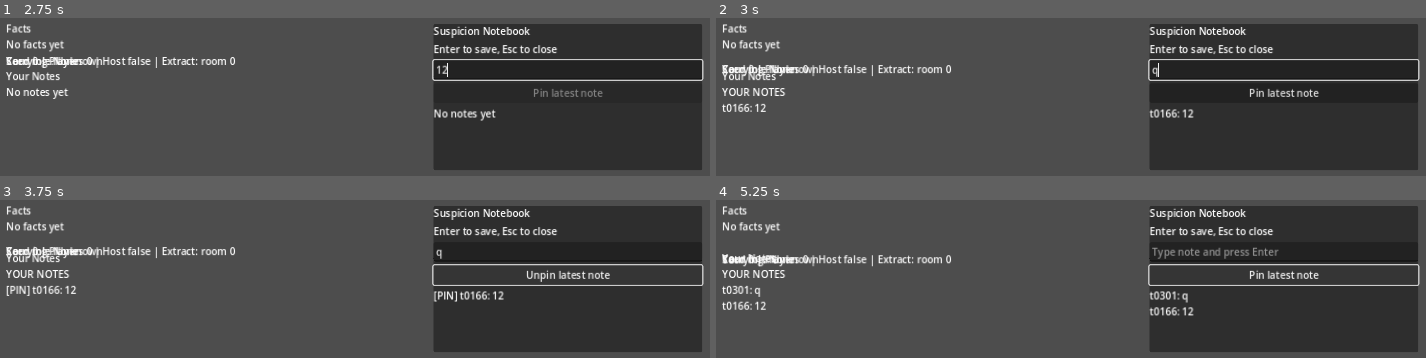
Above: before the commit, frames 1-4 (two rows, left to right).
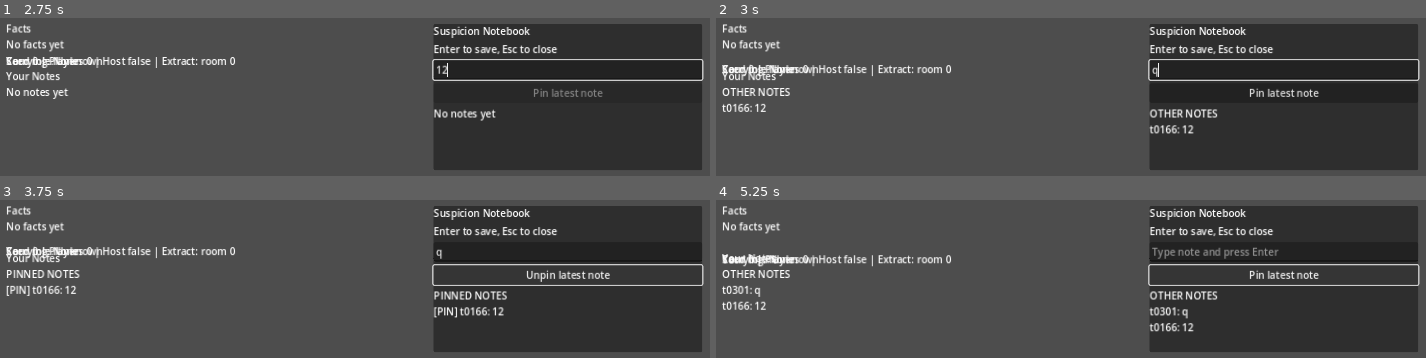
Above: after the commit, the same moments.

Repository: Jordans14/DeductionDelve
Game: Godot game, scene res://scenes/Game.tscn
Two runs of this game, one before a commit and one after it. Both use one fixed random seed, a clock stepped at 60 frames per second and the inputs below. This scene is started directly instead of the project's main scene.
Inputs (mouse positions are in pixels of both pictures, inside the frame that each line leads up to):
- Up to frame 1 (2.75 s): tap Enter (ui_accept) at 0.5, 0.77, 1.25, 1.52 s; hold Right (ui_right) 0.53-2 s; tap Tab at 0.6 s; tap N at 1.35 s; click (568, 70) at 2.02 s; type "12" at 2.1 s
- Up to frame 2 (3 s): tap Enter (ui_accept) at 2.75 s; hold Left (ui_left) from 2.78 s (still down); tap Q at 2.85 s
- Up to frame 3 (3.75 s): release Left (ui_left) at 3.5 s; click "Pin latest note" at 3.5 s
- Up to frame 4 (5.25 s): click "Unpin latest note" at 4.25 s; tap Enter (ui_accept) at 5 s; hold Right (ui_right) from 5.03 s (still down); tap Y at 5.1 s

Frame 1 is identical in both runs. In frame 2, 0.9% of the frame differs, in the area x 0-71%, y 44-74%; in frame 3, 1.1%, in the area x 0-72%, y 44-75%; in frame 4, 1.1%.

Commit message:
notebook: pure helpers for filter copy pinned sections

Diff:
--- a/godot/src/run/game_controller.gd
+++ b/godot/src/run/game_controller.gd
@@ -7,6 +7,12 @@
 const NOTEBOOK_RECENT_LIMIT := 8
 const NOTEBOOK_MAX_LEN := 120
 const NOTEBOOK_INSPECTION_AUTONOTE_TICKS := 30
+const NOTEBOOK_FILTER_ALL := "ALL"
+const NOTEBOOK_FILTER_PINNED := "PINNED"
+const NOTEBOOK_FILTER_EVIDENCE := "EVIDENCE"
+const NOTEBOOK_FILTER_SUSPECT := "SUSPECT"
+const NOTEBOOK_FILTER_ALIBI := "ALIBI"
+const NOTEBOOK_FILTER_OTHER := "OTHER"
 const ROLE_SERVICE_SCRIPT = preload("res://src/roles/role_service.gd")
 const EVIDENCE_SERVICE_SCRIPT = preload("res://src/run/evidence_service.gd")
 const ITEM_PICKUP_SCENE = preload("res://scenes/Item.tscn")
@@ -394,17 +400,7 @@
 	if notebook_notes_label == null:
 		return
 	var local_id := _local_peer_id()
-	var notes := _collect_notebook_notes(EventLog, local_id, NOTEBOOK_RECENT_LIMIT)
-	var lines: Array[String] = []
-	for note_raw in notes:
-		var note: Dictionary = note_raw
-		var tick := int(note.get("tick", -1))
-		var text := str(note.get("text", ""))
-		var tag := str(note.get("tag", ""))
-		var prefix := "[PIN] " if bool(note.get("pinned", false)) else ""
-		if not tag.is_empty():
-			text = "%s: %s" % [tag, text]
-		lines.append("%st%04d: %s" % [prefix, tick, text] if tick >= 0 else "%s%s" % [prefix, text])
+	var lines := _build_private_notes_sections(EventLog, local_id, NOTEBOOK_RECENT_LIMIT, NOTEBOOK_FILTER_ALL)
 	if lines.is_empty():
 		notebook_notes_label.text = "No notes yet"
 	else:
@@ -470,7 +466,11 @@
 		if not prefix.is_empty() and prefix.length() <= 16 and prefix.find(" ") == -1:
 			tag = prefix
 			cleaned = _sanitize_notebook_text(parts[1])
-	if tag.is_empty() and (upper.begins_with("CHECKED E") or upper.begins_with("E") and cleaned.length() > 1 and cleaned[1].is_valid_int()):
+	if tag.is_empty() and (upper.begins_with("ALIBI:") or upper.find("ALIBI") != -1):
+		tag = NOTEBOOK_FILTER_ALIBI
+	elif tag.is_empty() and (upper.begins_with("SUSPECT:") or upper.find("SUSPECT") != -1):
+		tag = NOTEBOOK_FILTER_SUSPECT
+	elif tag.is_empty() and (upper.begins_with("CHECKED E") or upper.begins_with("E") and cleaned.length() > 1 and cleaned[1].is_valid_int()):
 		tag = "EVIDENCE"
 	return {"text": cleaned, "tag": tag}
 
@@ -538,6 +538,70 @@
 		_join_or_placeholder(fact_lines, "No facts yet"),
 		_join_or_placeholder(note_lines, "No notes yet")
 	]
+
+func _normalize_notebook_filter_mode(filter_mode: String) -> String:
+	var mode := filter_mode.to_upper().strip_edges()
+	if mode in [
+		NOTEBOOK_FILTER_ALL,
+		NOTEBOOK_FILTER_PINNED,
+		NOTEBOOK_FILTER_EVIDENCE,
+		NOTEBOOK_FILTER_SUSPECT,
+		NOTEBOOK_FILTER_ALIBI,
+		NOTEBOOK_FILTER_OTHER
+	]:
+		return mode
+	return NOTEBOOK_FILTER_ALL
+
+func _effective_notebook_tag(tag: String) -> String:
+	var normalized := tag.to_upper().strip_edges()
+	return NOTEBOOK_FILTER_OTHER if normalized.is_empty() else normalized
+
+func _note_matches_filter(note: Dictionary, filter_mode: String) -> bool:
+	var mode := _normalize_notebook_filter_mode(filter_mode)
+	if mode == NOTEBOOK_FILTER_ALL:
+		return true
+	if mode == NOTEBOOK_FILTER_PINNED:
+		return bool(note.get("pinned", false))
+	return _effective_notebook_tag(str(note.get("tag", ""))) == mode
+
+func _render_notebook_note_line(note: Dictionary) -> String:
+	var prefix := "[PIN] " if bool(note.get("pinned", false)) else ""
+	var tick := int(note.get("tick", -1))
+	var text := str(note.get("text", ""))
+	var tag := str(note.get("tag", ""))
+	var effective_tag := _effective_notebook_tag(tag)
+	if effective_tag != NOTEBOOK_FILTER_OTHER:
+		text = "%s: %s" % [effective_tag, text]
+	return "%st%04d: %s" % [prefix, tick, text] if tick >= 0 else "%s%s" % [prefix, text]
+
+func _build_private_notes_sections(event_log: Node, local_peer_id: int, limit: int, filter_mode: String) -> Array[String]:
+	var lines: Array[String] = []
+	var filtered_notes := _collect_notebook_notes(event_log, local_peer_id, limit, filter_mode)
+	var pinned_notes: Array = []
+	var other_notes: Array = []
+	for note_raw in filtered_notes:
+		var note: Dictionary = note_raw
+		if bool(note.get("pinned", false)):
+			pinned_notes.append(note)
+		else:
+			other_notes.append(note)
+	if not pinned_notes.is_empty():
+		lines.append("PINNED NOTES")
+		for note_raw in pinned_notes:
+			lines.append(_render_notebook_note_line(note_raw))
+	if not other_notes.is_empty():
+		if not lines.is_empty():
+			lines.append("")
+		lines.append("OTHER NOTES")
+		for note_raw in other_notes:
+			lines.append(_render_notebook_note_line(note_raw))
+	return lines
+
+func _build_notebook_copy_text(event_log: Node, local_peer_id: int, limit: int, filter_mode: String) -> String:
+	return "\n".join(_build_private_notes_sections(event_log, local_peer_id, limit, filter_mode))
+
+func _private_toast(_msg: String) -> void:
+	pass
 
 func _format_timeline_grouped(events: Array, private_feed: bool = false) -> Array[String]:
 	var lines: Array[String] = []
@@ -1042,7 +1106,7 @@
 	_refresh_notebook_panel()
 	_refresh_timeline()
 
-func _collect_notebook_notes(event_log: Node, local_peer_id: int, limit: int = NOTEBOOK_RECENT_LIMIT) -> Array:
+func _collect_notebook_notes(event_log: Node, local_peer_id: int, limit: int = NOTEBOOK_RECENT_LIMIT, filter_mode: String = NOTEBOOK_FILTER_ALL) -> Array:
 	var notes_by_id: Dictionary = {}
 	var pin_state_by_id: Dictionary = {}
 	if event_log == null:
@@ -1068,7 +1132,8 @@
 	for note_id in notes_by_id.keys():
 		var note: Dictionary = notes_by_id[note_id]
 		note["pinned"] = bool(pin_state_by_id.get(note_id, false))
-		notes.append(note)
+		if _note_matches_filter(note, filter_mode):
+			notes.append(note)
 	notes.sort_custom(func(a: Dictionary, b: Dictionary) -> bool:
 		if bool(a.get("pinned", false)) != bool(b.get("pinned", false)):
 			return bool(a.get("pinned", false))
@@ -1112,18 +1177,9 @@
 
 func _build_private_notes_feed_lines(event_log: Node, local_peer_id: int, limit: int) -> Array[String]:
 	var lines: Array[String] = []
-	var notebook_notes := _collect_notebook_notes(event_log, local_peer_id, limit)
-	if not notebook_notes.is_empty():
-		lines.append("YOUR NOTES")
-		for note_raw in notebook_notes:
-			var note: Dictionary = note_raw
-			var prefix := "[PIN] " if bool(note.get("pinned", false)) else ""
-			var tick := int(note.get("tick", -1))
-			var text := str(note.get("text", ""))
-			var tag := str(note.get("tag", ""))
-			if not tag.is_empty():
-				text = "%s: %s" % [tag, text]
-			lines.append("%st%04d: %s" % [prefix, tick, text])
+	var notebook_lines := _build_private_notes_sections(event_log, local_peer_id, limit, NOTEBOOK_FILTER_ALL)
+	if not notebook_lines.is_empty():
+		lines.append_array(notebook_lines)
 	var other_private: Array = []
 	if event_log == null:
 		return lines
@@ -1148,6 +1204,12 @@
 func build_private_notes_feed_lines_for_test(event_log: Node, local_peer_id: int, limit: int) -> Array[String]:
 	return _build_private_notes_feed_lines(event_log, local_peer_id, limit)
 
+func build_private_notes_sections_for_test(event_log: Node, local_peer_id: int, limit: int, filter_mode: String) -> Array[String]:
+	return _build_private_notes_sections(event_log, local_peer_id, limit, filter_mode)
+
+func build_notebook_copy_text_for_test(event_log: Node, local_peer_id: int, limit: int, filter_mode: String) -> String:
+	return _build_notebook_copy_text(event_log, local_peer_id, limit, filter_mode)
+
 func _apply_cli_args() -> void:
 	for arg in OS.get_cmdline_user_args():
 		if arg == "--auto-pickup":
